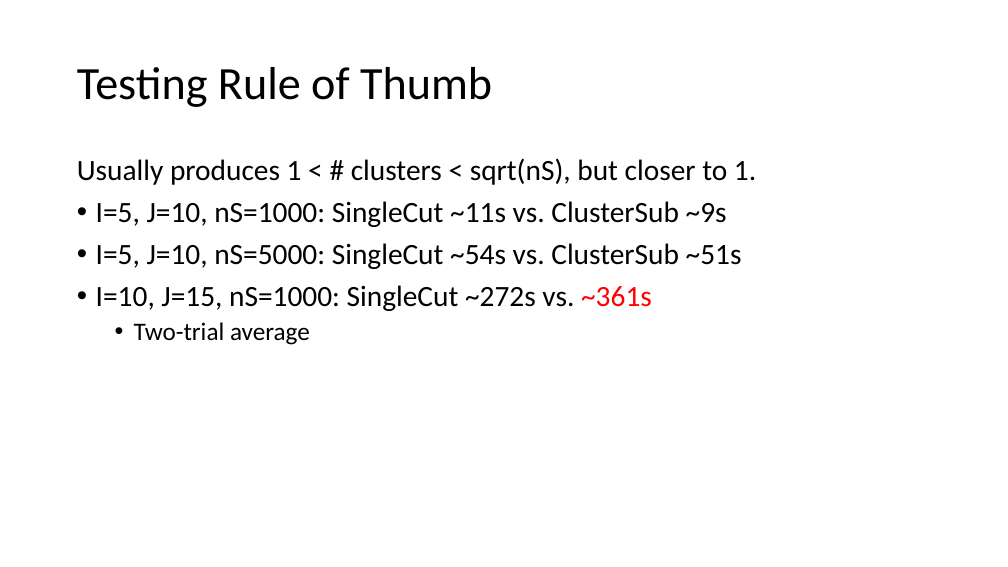
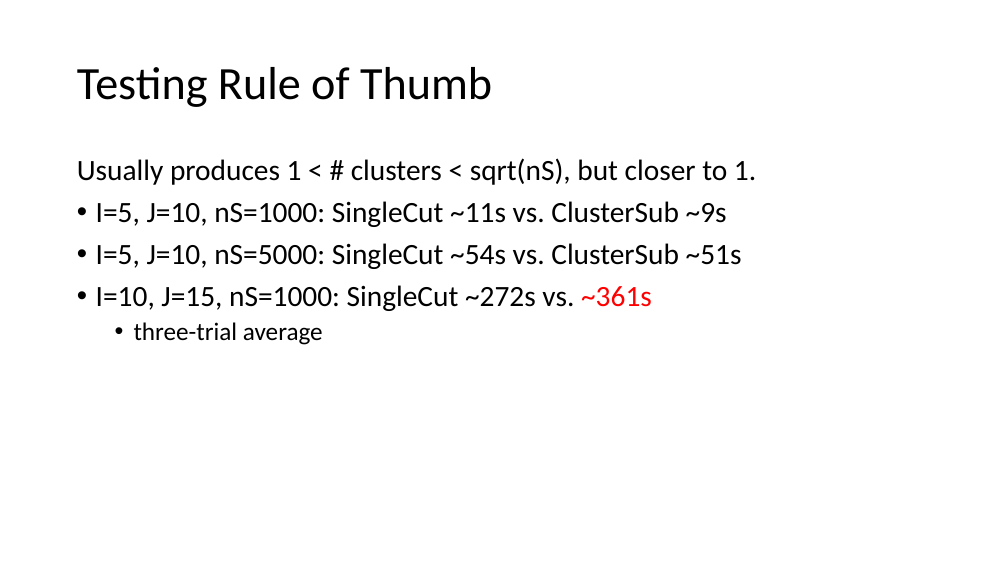
Before and after one commit to parkjan4/SPRO_project, a slide deck: slide 11 of preliminary_results.pptx. Drawn at 1008x567 pixels with LibreOffice and Linux fonts; fonts in the diff are those of the drawing. Boxes give left, top, right and bottom in pixels: in the first picture for what was removed or moved away, otherwise in the second. Text is boxed around its words. In the diff, an @@ line names an element or a change of style, - is before the commit and + after.

```diff
--- a/preliminary_results.pptx
+++ b/preliminary_results.pptx
@@ text at box(134, 322, 323, 345): text changed @@
-  • Two-trial average
+  • three-trial average
```
Also in this commit, not shown: 2 other slides changed, 2 other files.
